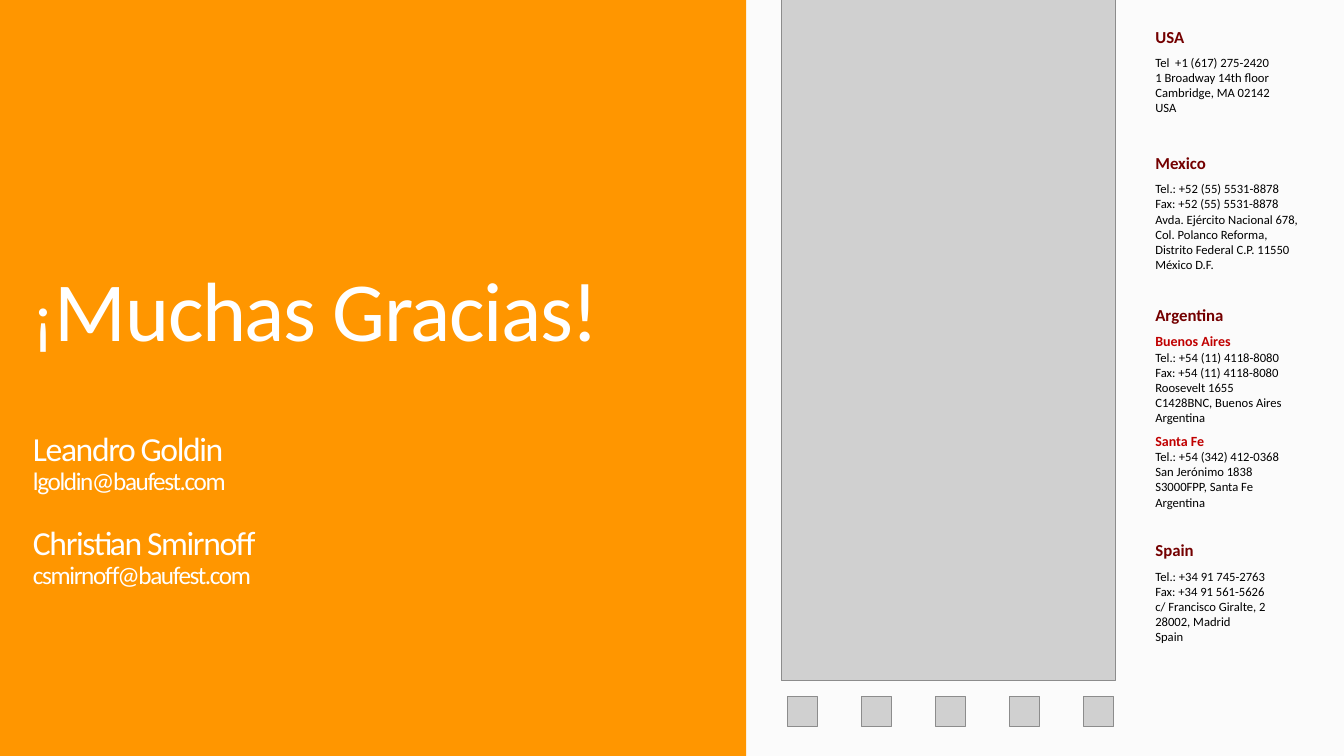
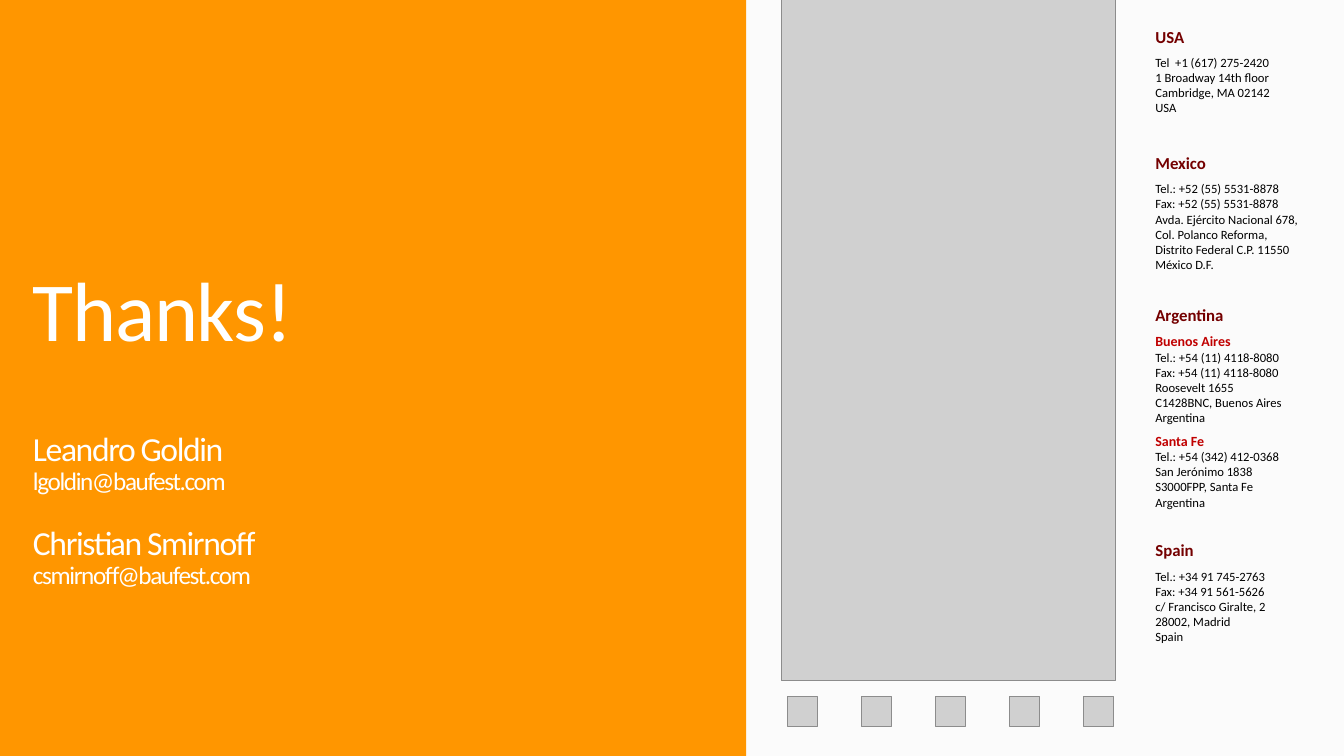
Before and after one commit to lgoldin/TestOrientedDevelopment, a slide deck: slide 27 of DesigningTestableApplications v2.pptx (slide 25 before the commit). Drawn at 1344x756 pixels with LibreOffice and Linux fonts; fonts in the diff are those of the drawing; grey boxes stand for pictures; background and template pictures are left out. Boxes give left, top, right and bottom in pixels: in the first picture for what was removed or moved away, otherwise in the second. Text is boxed around its words. In the diff, an @@ line names an element or a change of style, - is before the commit and + after.

```diff
--- a/DesigningTestableApplications v2.pptx
+++ b/DesigningTestableApplications v2.pptx
@@ title at [33, 282, 293, 587]: text changed @@
-¡Muchas Gracias!
-Leandro Goldin
-lgoldin@baufest.com
-Christian Smirnoff
-csmirnoff@baufest.com
+Thanks!
+Leandro Goldin
+lgoldin@baufest.com
+Christian Smirnoff
+csmirnoff@baufest.com
```
Also in this commit, not shown: 1 other slide changed, 2 slides added, 1 other file.
